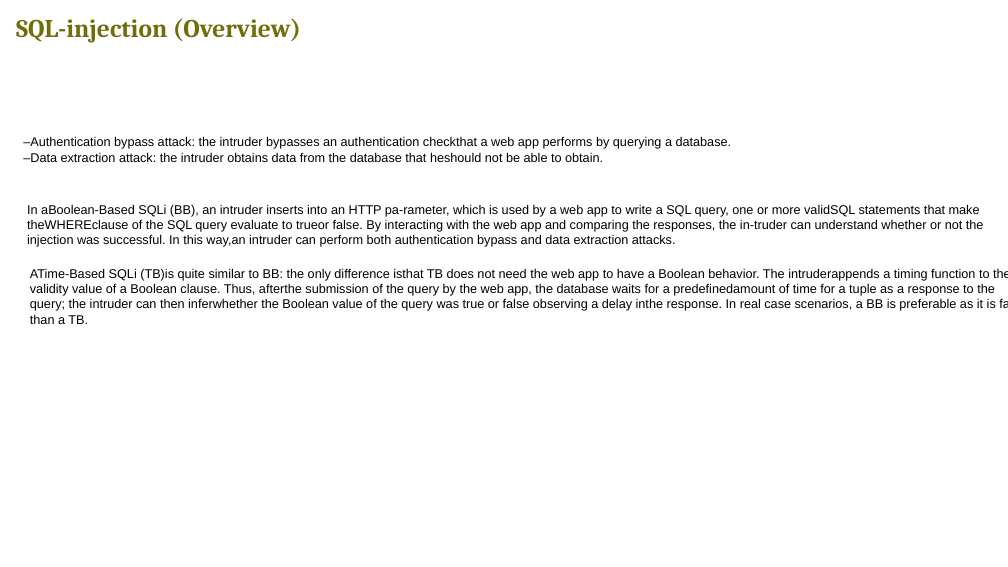
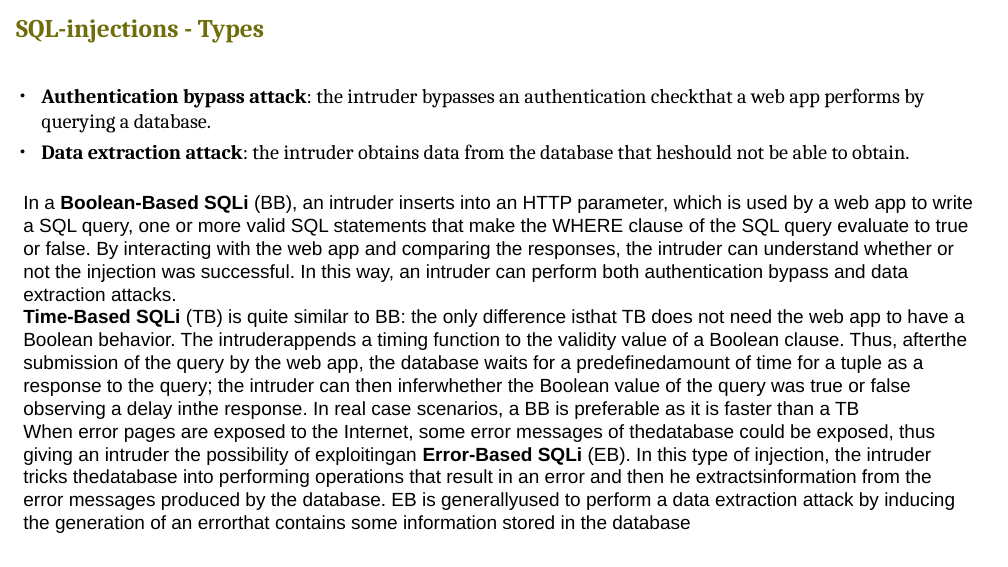
Before and after one commit to v-research/edu, a slide deck: slide 13 of second_year_2020/lesson_1/databases_dbms_sql.odp. Drawn at 1008x567 pixels with LibreOffice and Linux fonts; fonts in the diff are those of the drawing. Boxes give left, top, right and bottom in pixels: in the first picture for what was removed or moved away, otherwise in the second. Text is boxed around its words. In the diff, an @@ line names an element or a change of style, - is before the commit and + after.

```diff
--- a/second_year_2020/lesson_1/databases_dbms_sql.odp
+++ b/second_year_2020/lesson_1/databases_dbms_sql.odp
@@ text at [16, 19, 265, 43]: text changed @@
-SQL-injection (Overview)
+SQL-injections - Types
@@ text at [41, 88, 924, 160]: text changed; size 10 to 16 pt; font Arial to Cambria @@
-–Authentication bypass attack: the intruder bypasses an authentication checkthat a web app performs by querying a database.
-–Data extraction attack: the intruder obtains data from the database that heshould not be able to obtain.
+● Authentication bypass attack: the intruder bypasses an authentication checkthat a web app performs by querying a database.
+● Data extraction attack: the intruder obtains data from the database that heshould not be able to obtain.
@@ text at [23, 195, 973, 533]: text changed; size 10 to 15 pt @@
-ATime-Based SQLi (TB)is quite similar to BB: the only difference isthat TB does not need the web app to have a Boolean behavior. The intruderappends a timing function to the validity value of a Boolean clause. Thus, afterthe submission of the query by the web app, the database waits for a predefinedamount of time for a tuple as a response to the query; the intruder can then inferwhether the Boolean value of the query was true or false observing a delay inthe response. In real case scenarios, a BB is preferable as it is faster than a TB.
+In a Boolean-Based SQLi (BB), an intruder inserts into an HTTP parameter, which is used by a web app to write a SQL query, one or more valid SQL statements that make the WHERE clause of the SQL query evaluate to true or false. By interacting with the web app and comparing the responses, the intruder can understand whether or not the injection was successful. In this way, an intruder can perform both authentication bypass and data extraction attacks.
+Time-Based SQLi (TB) is quite similar to BB: the only difference isthat TB does not need the web app to have a Boolean behavior. The intruderappends a timing function to the validity value of a Boolean clause. Thus, afterthe submission of the query by the web app, the database waits for a predefinedamount of time for a tuple as a response to the query; the intruder can then inferwhether the Boolean value of the query was true or false observing a delay inthe response. In real case scenarios, a BB is preferable as it is faster than a TB
+When error pages are exposed to the Internet, some error messages of thedatabase could be exposed, thus giving an intruder the possibility of exploitingan Error-Based SQLi (EB). In this type of injection, the intruder tricks thedatabase into performing operations that result in an error and then he extractsinformation from the error messages produced by the database. EB is generallyused to perform a data extraction attack by inducing the generation of an errorthat contains some information stored in the database
@@ text removed at [27, 204, 984, 247] @@
-In aBoolean-Based SQLi (BB), an intruder inserts into an HTTP pa-rameter, which is used by a web app to write a SQL query, one or more validSQL statements that make theWHEREclause of the SQL query evaluate to trueor false. By interacting with the web app and comparing the responses, the in-truder can understand whether or not the injection was successful. In this way,an intruder can perform both authentication bypass and data extraction attacks.
```
Also in this commit, not shown: 5 other slides changed, 2 slides added.
